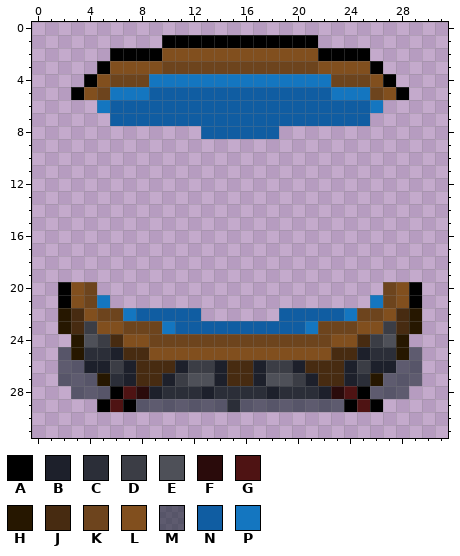
A pixel-art sprite gets an edit: src/main/resources/furniture_wip/dungeonbathtub.png. This is how it looked before the edit.
The file is 32x32 pixels.
Palette (. is transparent): A #000000  B #1d202b  C #2b2e38  D #3b3d45  E #4e5058  F #2a0b0b  G #4e1313  H #261700  J #472b11  K #6d441d  L #814f1e  M #00131a85  N #105da2  P #1476c0
Pixels before, first column x 2:
 1 ........AAAAAAAAAAAA........
 2 ....AAAALLLLLLLLLLLLAAAA....
 3 ...ALLLLKKKKKKKKKKKKLLLLA...
 4 ..ALKKKPPPPPPPPPPPPPPKKKLA..
 5 .ALKPPPNNNNNNNNNNNNNNPPPKLA.
 6 ...PNNNNNNNNNNNNNNNNNNNNP...
 7 ....NNNNNNNNNNNNNNNNNNNN....
 8 ...........NNNNNN...........
 9 ............................
10 ............................
11 ............................
12 ............................
13 ............................
14 ............................
15 ............................
16 ............................
17 ............................
18 ............................
19 ............................
20 ALK......................KLA
21 ALKP....................PKLA
22 HJLKKPNNNNN......NNNNNPKKLJH
23 HJDLLKKKPNNNNNNNNNNPKKKLLDJH
24 .HEDJLLKKKKKKKKKKKKKKLLJDEH.
25 MHCCBJJLLLLLLLLLLLLLLJJBCCHM
26 MMBBDBJJJBDDBJJBDDBJJJBDBBMM
27 MMMHCBJJBDEEBJJBEEDBJJBCHMMM
28 .MMMAGFBCCCBCCCCBCCCBFGAMMM.
29 ...AGAMMMMMMMCMMMMMMMMAGA...
After the commit:
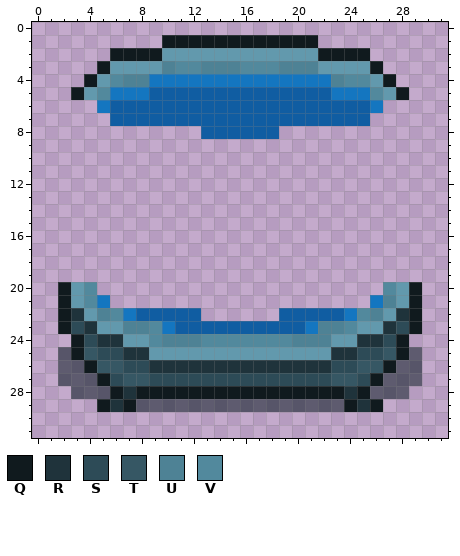
Colours new in this view: Q #101a1e  R #1f333b  S #2d4b57  T #365764  U #4e8295  V #52899d
Change:
colour L: #814f1e -> #6299ad
y 1: x 10..21 AAAAAAAAAAAA -> QQQQQQQQQQQQ
y 2: x 6..9 AAAA -> QQQQ; x 22..25 AAAA -> QQQQ
y 3: x 5 A -> Q; x 10..21 KKKKKKKKKKKK -> UVVUUUVVVUUU; x 26 A -> Q
y 4: x 4 A -> Q; x 6..8 KKK -> VUU; x 23..25 KKK -> UVV; x 27 A -> Q
y 5: x 3 A -> Q; x 5 K -> V; x 26 K -> V; x 28 A -> Q
y 20: x 2 A -> Q; x 4 K -> V; x 27 K -> V; x 29 A -> Q
y 21: x 2 A -> Q; x 4 K -> V; x 27 K -> U; x 29 A -> Q
y 22: x 2..3 HJ -> QR; x 5..6 KK -> UV; x 25..26 KK -> VU; x 28..29 JH -> RQ
y 23: x 2..4 HJD -> QSR; x 7..9 KKK -> UUV; x 22..24 KKK -> UUV; x 27..29 DJH -> RSQ
y 24: x 3..6 HEDJ -> QSRR; x 9..22 KKKKKKKKKKKKKK -> VUUUVVVVVVVUUU; x 25..28 JDEH -> RRSQ
y 25: x 3..8 HCCBJJ -> QTSSRR; x 23..28 JJBCCH -> RRSSTQ
y 26: x 4..27 BBDBJJJBDDBJJBDDBJJJBDBB -> QTTSSRRRRRRRRRRRRRRSSTTQ
y 27: x 5..26 HCBJJBDEEBJJBEEDBJJBCH -> QSTTSSSSSSSSSSSSSSTTSQ
y 28: x 6..25 AGFBCCCBCCCCBCCCBFGA -> QRQQQQQQQQQQQQQQQQRQ
y 29: x 5..7 AGA -> QRQ; x 15 C -> M; x 24..26 AGA -> QRQ
Pixel boxes of the changes (left, top, right, bottom) in both pictures:
changed: (71, 35, 409, 100)
changed: (58, 282, 422, 412)
